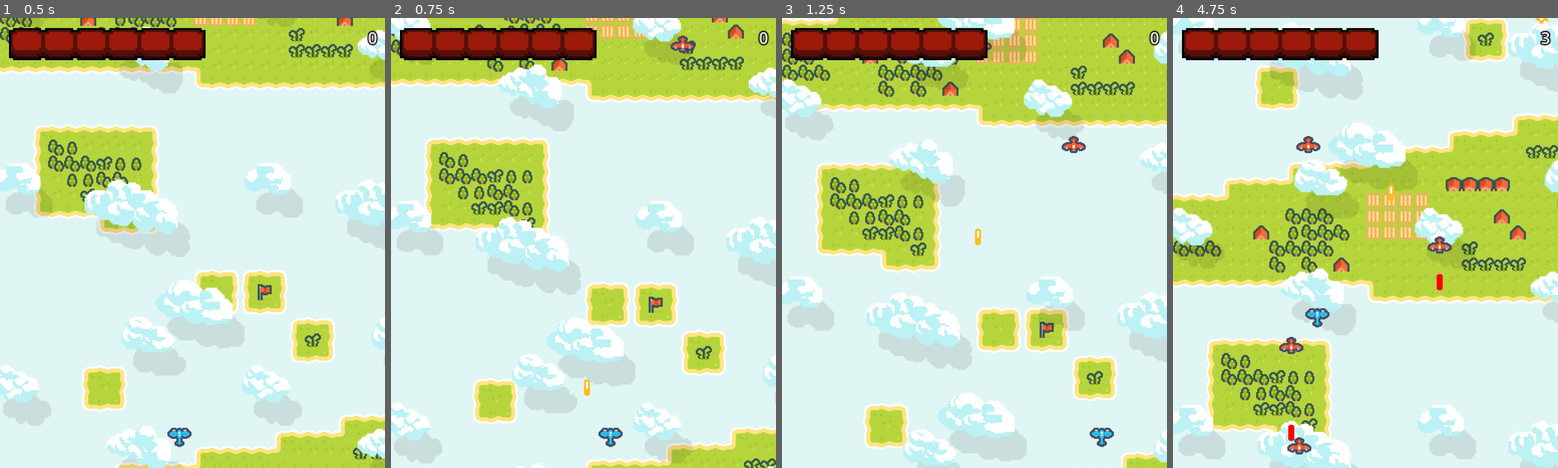
Above: before the commit, frames 1-4 (left to right).
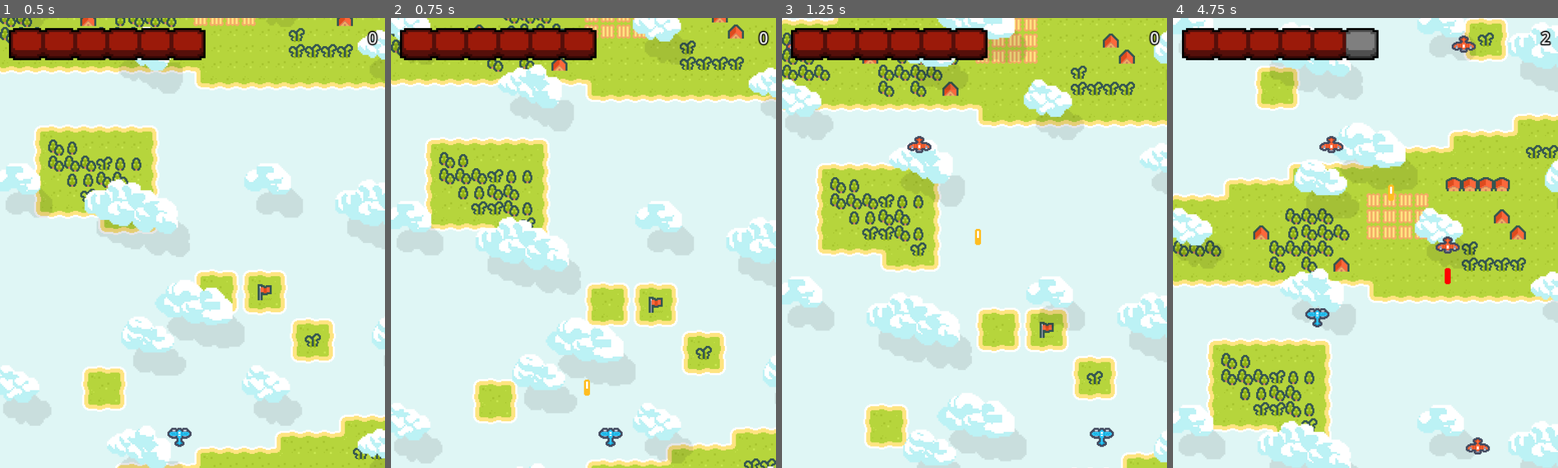
Above: after the commit, the same moments.

Repository: ProsaurusRex/Bullet-Hell-Lessons
Game: Godot game, scene res://game.tscn
The game is run twice, just before and just after one commit, with the same random seed, the same clock (stepped at 60 frames per second) and the same inputs.
Inputs:
- Up to frame 1 (0.5 s): no input
- Up to frame 2 (0.75 s): hold D (p1_right) from 0.53 s (still down); tap Space (p1_shoot) at 0.6 s
- Up to frame 3 (1.25 s): keep holding D (p1_right)
- Up to frame 4 (4.75 s): release D (p1_right) at 1.28 s; hold S (down) 1.28-2.03 s; tap Space (p1_shoot) every 0.75 s from 1.35 to 4.35 s; hold D (p1_right) 2.03-2.78 s; hold W (p1_up) 2.78-3.53 s; hold A (left) from 3.53 s (still down)

Frame 1 is identical in both runs. In frame 2, 0.1% of the frame differs, in the area x 72-79%, y 3-8%; in frame 3, 0.3%; in frame 4, 1.9%, in the area x 27-99%, y 0-97%.

Commit message:
Class progress

Diff:
--- a/Enemies/enemy.gd
+++ b/Enemies/enemy.gd
@@ -33,13 +33,17 @@
 func attack():
 	var new_bullet: Area2D = bullet_scene.instantiate()
 	new_bullet.transform = gun_marker.global_transform
-	new_bullet.modulate = Color("red")
+	new_bullet.modulate = Color("red")  # Tint bullets red
 	bullet_manager.add_child(new_bullet)
 
 
 func _on_area_entered(area: Area2D) -> void:
 	if area is Bullet:
 		if area.player_bullet:
-			destroyed.emit()
-			area.queue_free()
+			destroyed.emit()  # Let the game know we're dead
+			area.queue_free()  # Delete the bullet
 			queue_free()
+
+
+func _on_visible_on_screen_notifier_2d_screen_exited() -> void:
+	queue_free()
--- /dev/null
+++ b/Enemies/enemy.tscn
@@ -0,0 +1,30 @@
+[gd_scene load_steps=5 format=3 uid="uid://b0gltcelhu3xg"]
+
+[ext_resource type="Script" path="res://Enemies/enemy.gd" id="1_41p4d"]
+[ext_resource type="Texture2D" uid="uid://bu8hcjk10jv7k" path="res://Sprites/Ships/ship_0009.png" id="2_3r5xo"]
+[ext_resource type="PackedScene" uid="uid://bnoywjb27d21m" path="res://bullet.tscn" id="2_y3wdt"]
+
+[sub_resource type="CapsuleShape2D" id="CapsuleShape2D_037ug"]
+radius = 5.0
+height = 20.0
+
+[node name="Enemy" type="Area2D"]
+script = ExtResource("1_41p4d")
+bullet_scene = ExtResource("2_y3wdt")
+
+[node name="Sprite2D" type="Sprite2D" parent="."]
+rotation = 1.5708
+texture = ExtResource("2_3r5xo")
+
+[node name="CollisionShape2D" type="CollisionShape2D" parent="."]
+shape = SubResource("CapsuleShape2D_037ug")
+
+[node name="Marker2D" type="Marker2D" parent="."]
+position = Vector2(7, 0)
+
+[node name="VisibleOnScreenNotifier2D" type="VisibleOnScreenNotifier2D" parent="."]
+position = Vector2(-0.5, 0)
+scale = Vector2(0.65, 1)
+
+[connection signal="area_entered" from="." to="." method="_on_area_entered"]
+[connection signal="screen_exited" from="VisibleOnScreenNotifier2D" to="." method="_on_visible_on_screen_notifier_2d_screen_exited"]
--- a/Enemies/laser_enemy.tscn
+++ b/Enemies/laser_enemy.tscn
@@ -12,4 +12,3 @@
 texture = ExtResource("1_l27l0")
 
 [node name="Turret" parent="." instance=ExtResource("2_1enx6")]
-freeze_duration = 0.5
--- a/bullet_manager.gd
+++ b/bullet_manager.gd
@@ -2,7 +2,6 @@
 extends Node2D
 
 @onready var explosion = preload("res://explosion.tscn")
-@export var medpack = preload("res://medpack.tscn")
 
 func create_explosion(pos: Vector2):
 	var new_explosion = explosion.instantiate()
--- a/enemy.tscn
+++ /dev/null
@@ -1,27 +0,0 @@
-[gd_scene load_steps=4 format=3 uid="uid://b0gltcelhu3xg"]
-
-[ext_resource type="Script" path="res://Enemies/enemy.gd" id="1_41p4d"]
-[ext_resource type="Texture2D" uid="uid://bu8hcjk10jv7k" path="res://Sprites/Ships/ship_0009.png" id="2_3r5xo"]
-
-[sub_resource type="CapsuleShape2D" id="CapsuleShape2D_6tfbs"]
-radius = 4.0
-height = 20.0
-
-[node name="Enemy" type="Area2D"]
-collision_layer = 4
-collision_mask = 34
-script = ExtResource("1_41p4d")
-
-[node name="Sprite2D" type="Sprite2D" parent="."]
-rotation = 3.14159
-texture = ExtResource("2_3r5xo")
-
-[node name="CollisionShape2D" type="CollisionShape2D" parent="."]
-position = Vector2(0, 1)
-rotation = 1.5708
-shape = SubResource("CapsuleShape2D_6tfbs")
-
-[node name="Marker2D" type="Marker2D" parent="."]
-position = Vector2(0, 11)
-
-[connection signal="area_entered" from="." to="." method="_on_area_entered"]
--- a/game.tscn
+++ b/game.tscn
@@ -1,7 +1,7 @@
 [gd_scene load_steps=9 format=3 uid="uid://c16jahwoyxuxb"]
 
 [ext_resource type="PackedScene" uid="uid://srsshjpba14m" path="res://background.tscn" id="1_2toqg"]
-[ext_resource type="Script" path="res://main.gd" id="1_g6nal"]
+[ext_resource type="Script" path="res://main_progress.gd" id="1_kgq4d"]
 [ext_resource type="PackedScene" uid="uid://qw62h74lvj51" path="res://player.tscn" id="2_4sqo1"]
 [ext_resource type="Script" path="res://bullet_manager.gd" id="4_f8drj"]
 [ext_resource type="PackedScene" uid="uid://bnoywjb27d21m" path="res://bullet.tscn" id="4_rs8is"]
@@ -13,7 +13,7 @@
 outline_color = Color(0, 0, 0, 1)
 
 [node name="Game" type="Node2D"]
-script = ExtResource("1_g6nal")
+script = ExtResource("1_kgq4d")
 
 [node name="Background" parent="." instance=ExtResource("1_2toqg")]
 
--- a/main.gd
+++ b/main.gd
@@ -1,6 +1,6 @@
 extends Node2D
 
-@onready var enemy_scene = preload("res://Enemies/basic_enemy.tscn")
+@onready var enemy_scene = preload("res://Enemies/enemy.tscn")
 @onready var boss_scene = preload("res://Enemies/Boss/boss.tscn")
 
 var score = 0
--- /dev/null
+++ b/main_progress.gd
@@ -0,0 +1,29 @@
+extends Node2D
+
+@onready var enemy_scene = preload("res://Enemies/enemy.tscn")
+
+var score = 0
+
+
+func _on_enemy_timer_timeout() -> void:
+	var new_enemy_pos = Vector2(randi_range(16, 768/2 - 16), -20)
+	create_enemy(new_enemy_pos)
+
+
+func create_enemy(pos, e = enemy_scene):
+	var new_enemy = e.instantiate()
+	new_enemy.position = pos
+	new_enemy.bullet_manager = $Bullets
+	new_enemy.connect("destroyed", increase_score)
+	$Enemies.add_child(new_enemy)
+
+
+func increase_score(amount = 1):
+	score += amount
+	$Score.text = str(score)
+
+
+func _on_player_damage_taken(player: Player, amount: int) -> void:
+	$Health.value -= amount
+	if $Health.value <= 0:
+		player.destroyed()
--- a/player.gd
+++ b/player.gd
@@ -69,12 +69,15 @@
 			take_damage()
 			if area is not Laser:
 				area.queue_free()
+
 	elif area is Enemy:
 		take_damage()
+
 	elif area is Powerup:
 		if bullet_count < MAX_BULLET_COUNT:
 			bullet_count += 1.0
 		area.queue_free()
+
 	elif area is Medpack:
 		damage_taken.emit(self, -1)
 		area.queue_free()
